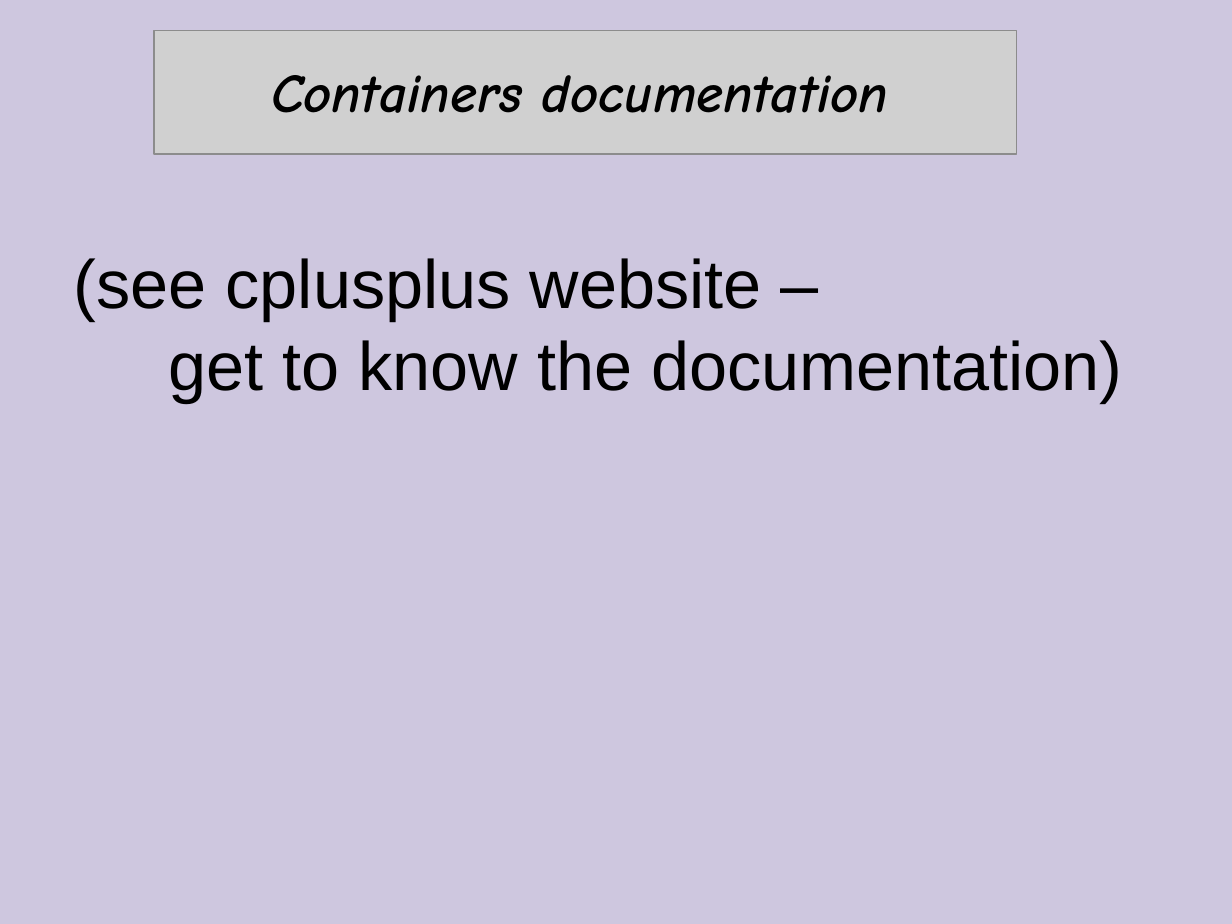
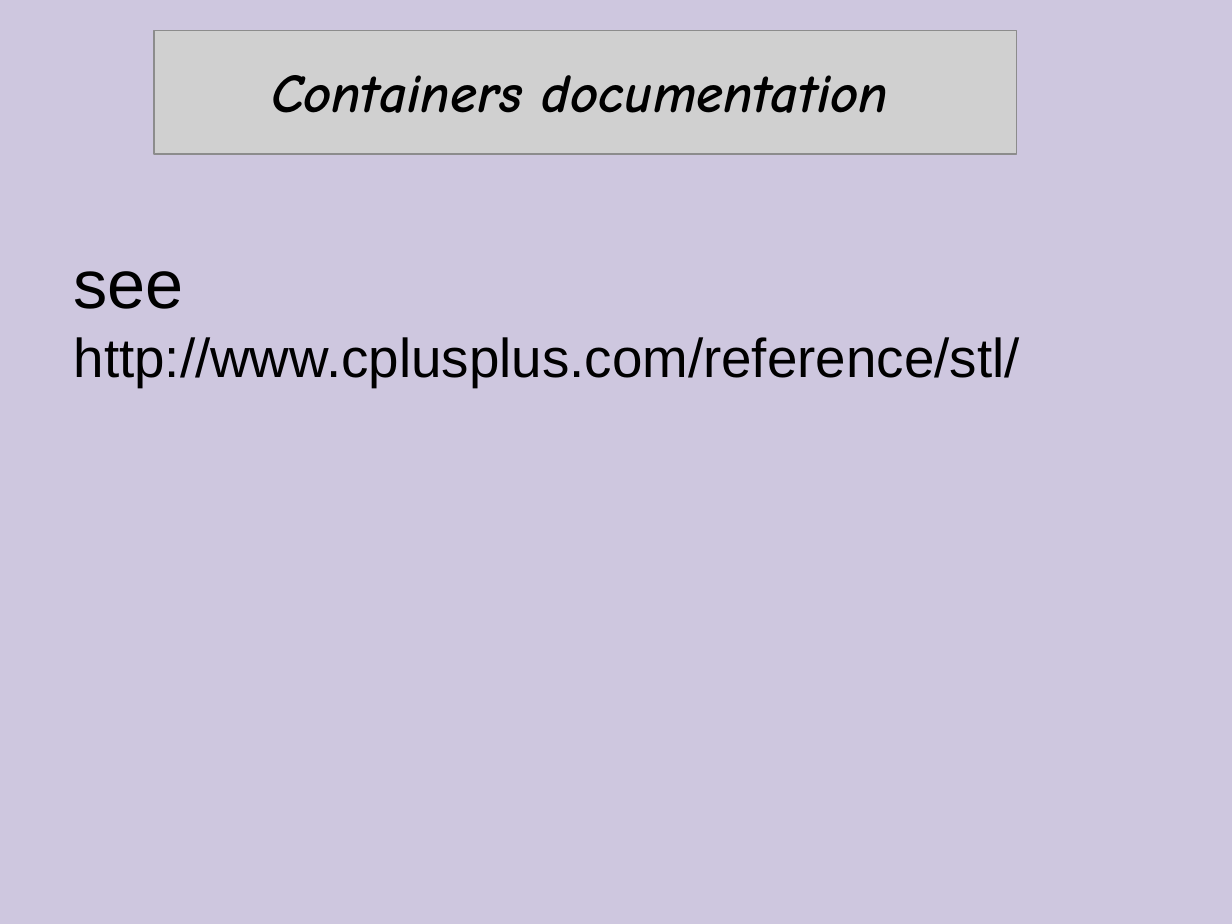
Before and after one commit to cpp-at-ariel/cpp-5778, a slide deck: slide 14 of week10-stl/slides-1-stl.odp. Drawn at 1232x924 pixels with LibreOffice and Linux fonts; fonts in the diff are those of the drawing; grey boxes stand for pictures. Boxes give left, top, right and bottom in pixels: in the first picture for what was removed or moved away, otherwise in the second. Text is boxed around its words. In the diff, an @@ line names an element or a change of style, - is before the commit and + after.

```diff
--- a/week10-stl/slides-1-stl.odp
+++ b/week10-stl/slides-1-stl.odp
@@ text at bbox=[74, 271, 1020, 386]: text changed; size 40 to 32 pt @@
-(see cplusplus website –
-get to know the documentation)
+see http://www.cplusplus.com/reference/stl/
```
Also in this commit, not shown: 7 other slides changed, 2 slides added, 1 slide removed, 38 other files.
